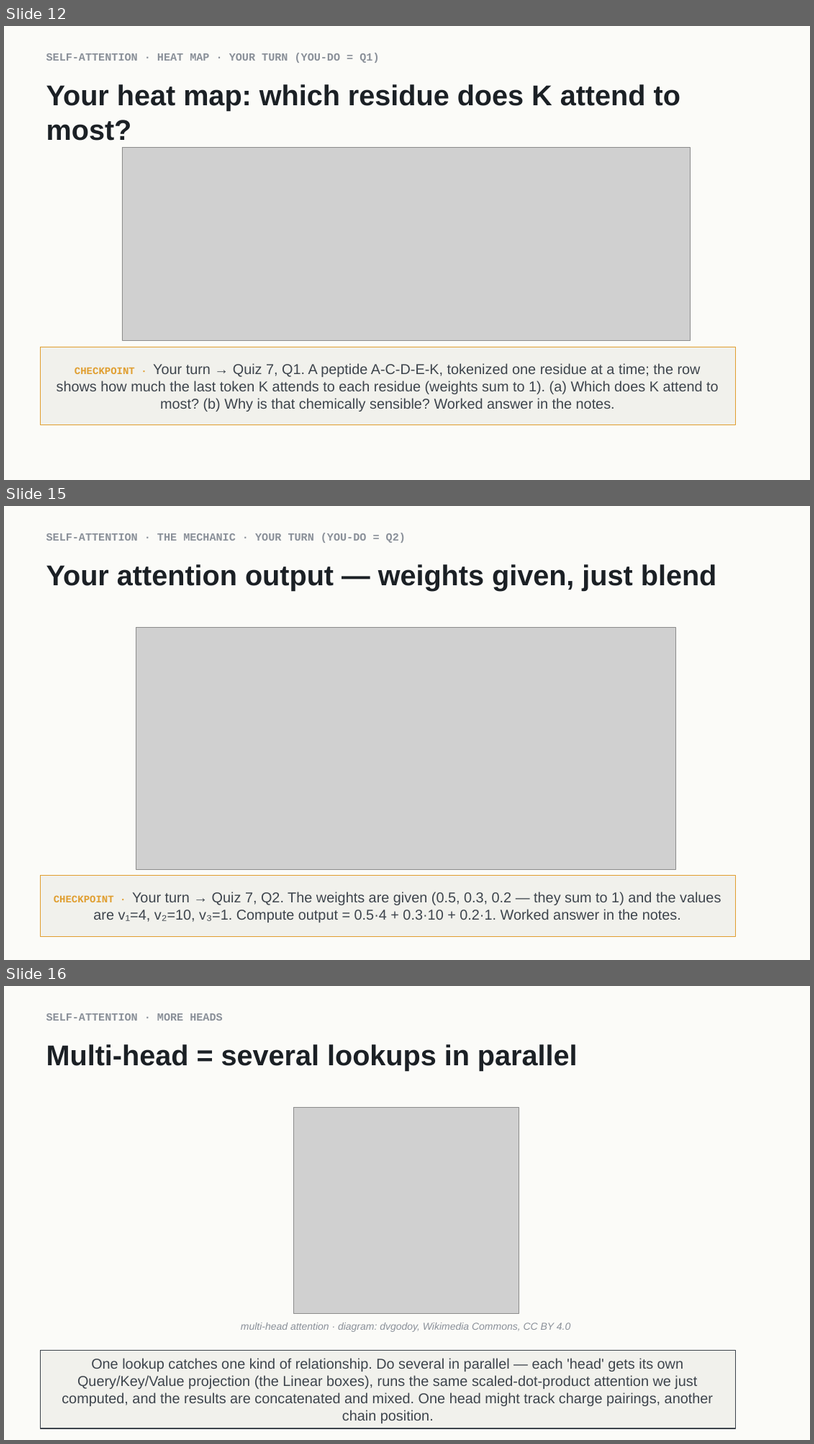
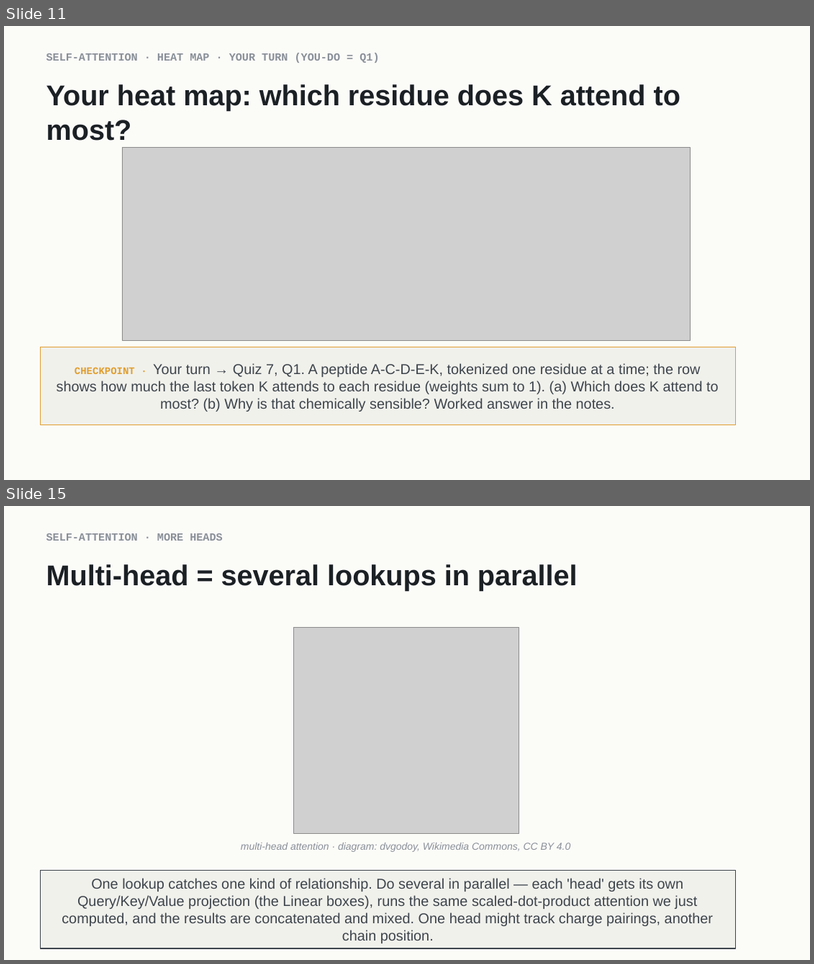
Before and after one commit to indigobio/msacl_dl_course, a slide deck: slides/pptx/lecture07_attention.pptx. Shown one above the other, each under a label of ours: slides 12, 15 and 16 before the commit, slides 11 and 15 after it; the slides between them are not shown. The pictures are 814x1444 and 814x964 pixels, drawn with LibreOffice and Linux fonts; fonts in the diff are those of the drawing; grey boxes stand for pictures. Boxes give left, top, right and bottom in pixels: in the first picture for what was removed or moved away, otherwise in the second. Text is boxed around its words. In the diff, an @@ line names an element or a change of style, - is before the commit and + after.

```diff
--- a/slides/pptx/lecture07_attention.pptx
+++ b/slides/pptx/lecture07_attention.pptx
@@ slide 15 removed at bbox=[4, 506, 810, 960], background #FFFFFF @@
@@ rectangle removed at bbox=[4, 506, 810, 960] @@
@@ text removed at bbox=[46, 533, 406, 543] @@
-SELF-ATTENTION · THE MECHANIC · YOUR TURN (YOU-DO = Q2)
@@ text removed at bbox=[46, 564, 718, 591] @@
-Your attention output — weights given, just blend
@@ picture removed at bbox=[136, 627, 676, 869] @@
@@ rectangle removed at bbox=[40, 875, 736, 936] @@
-CHECKPOINT · Your turn → Quiz 7, Q2. The weights are given (0.5, 0.3, 0.2 — they sum to 1) and the values are v₁=4, v₂=10, v₃=1. Compute output = 0.5·4 + 0.3·10 + 0.2·1. Worked answer in the notes.
@@ what was slide 12 is now slide 11 @@
@@ what was slide 16 is now slide 15 @@
```
Also in this commit, not shown: 4 slides changed, 2 slides added, 2 other slides removed, 10 other files.
